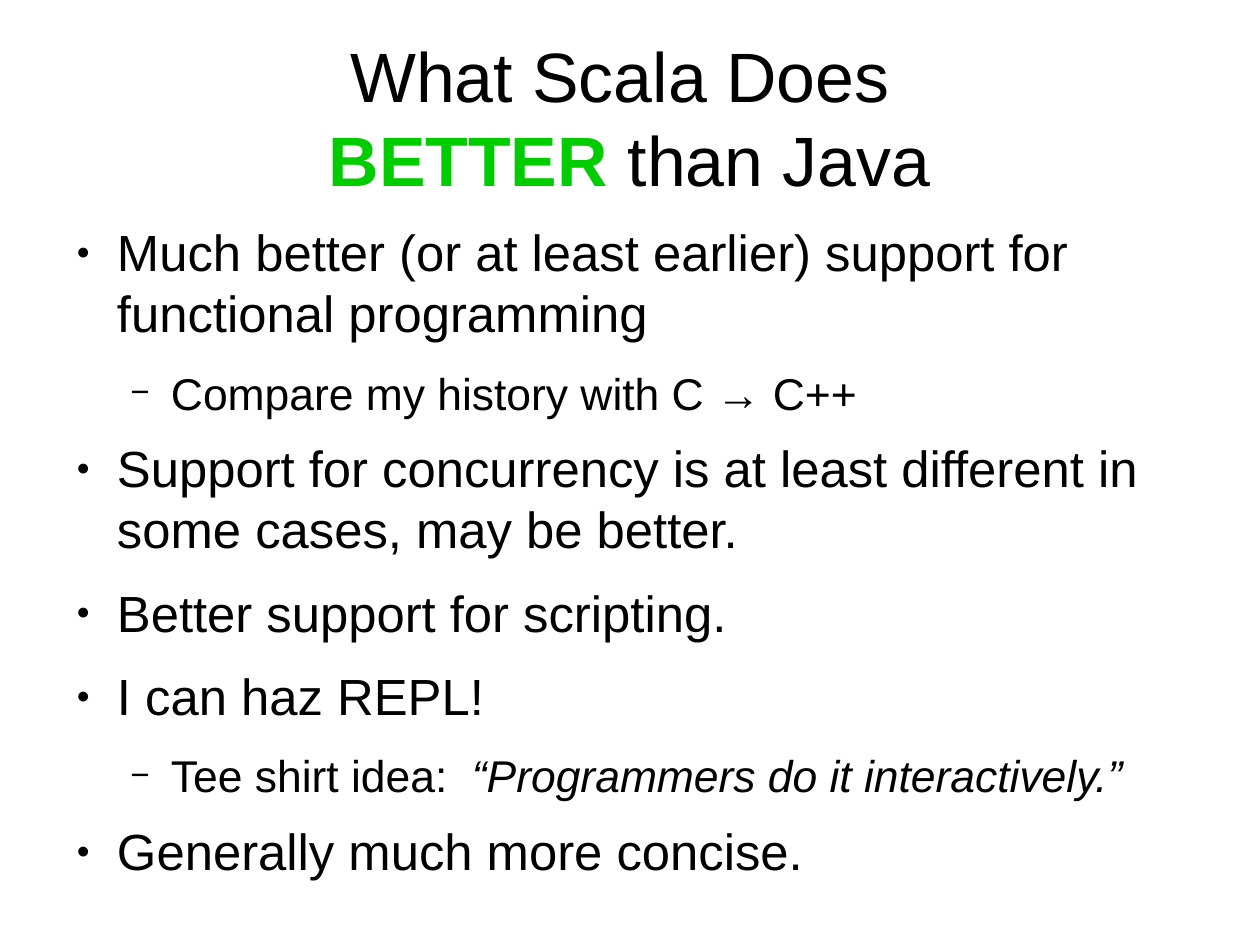
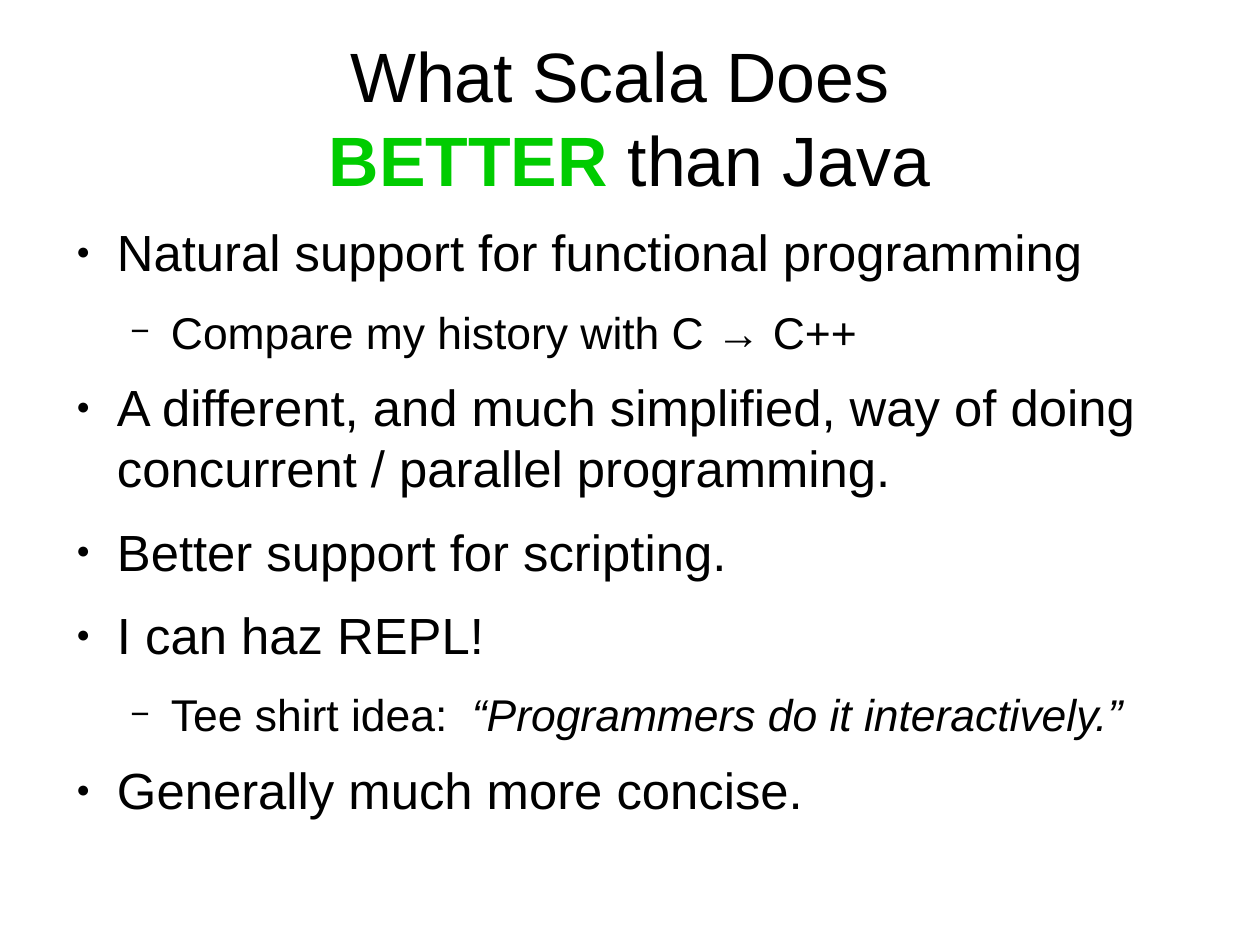
Before and after one commit to JohnLockwood/ScalaTalkSacjug, a slide deck: slide 6 of ScalaDecember2014.odp (slide 7 before the commit). Drawn at 1260x945 pixels with LibreOffice and Linux fonts; fonts in the diff are those of the drawing. Boxes give left, top, right and bottom in pixels: in the first picture for what was removed or moved away, otherwise in the second. Text is boxed around its words. In the diff, an @@ line names an element or a change of style, - is before the commit and + after.

Commit message:
Additional akka examples; begin adding concurrency section to slides & pdf

```diff
--- a/ScalaDecember2014.odp
+++ b/ScalaDecember2014.odp
@@ text at [117, 234, 1082, 282]: text changed @@
-● Much better (or at least earlier) support for functional programming
+● Natural support for functional programming
@@ text at [117, 389, 1135, 498]: text changed @@
-● Support for concurrency is at least different in some cases, may be better.
+● A different, and much simplified, way of doing concurrent / parallel programming.
```
Also in this commit, not shown: 4 other slides changed, 4 slides added, 1 slide removed, 9 other files.
